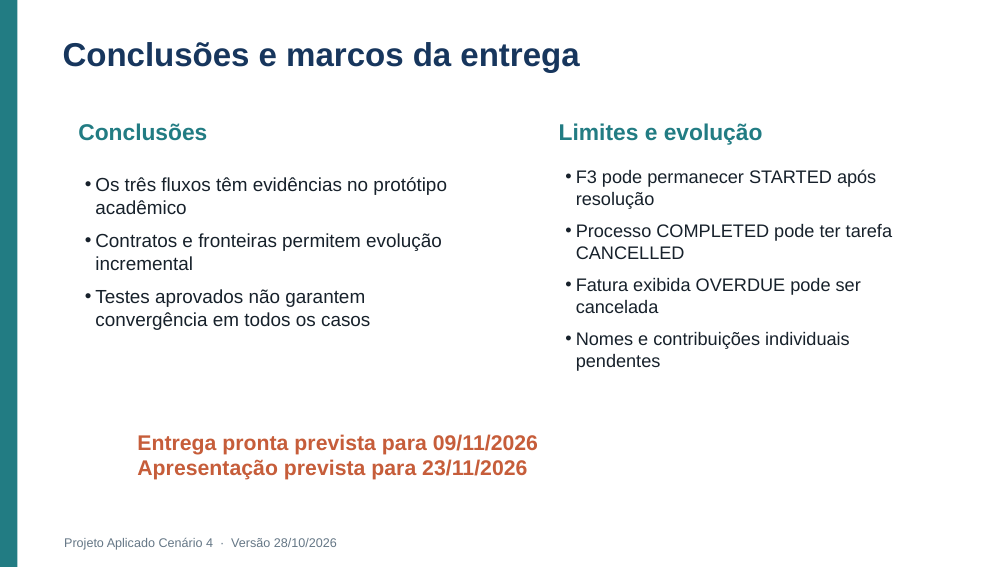
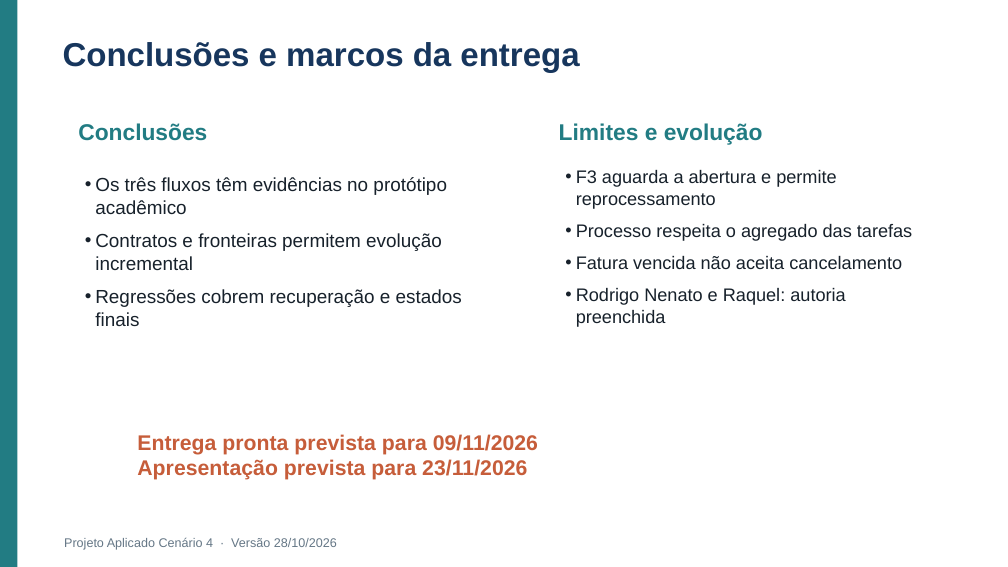
Before and after one commit to Roger-Quinelato/projetoAplicado7, a slide deck: slide 18 of output/Apresentacao_Cenario_4.pptx. Drawn at 1008x567 pixels with LibreOffice and Linux fonts; fonts in the diff are those of the drawing. Boxes give left, top, right and bottom in pixels: in the first picture for what was removed or moved away, otherwise in the second. Text is boxed around its words. In the diff, an @@ line names an element or a change of style, - is before the commit and + after.

Commit message:
fix: recupera F3 e alinha estados de fechamento e autoria

```diff
--- a/output/Apresentacao_Cenario_4.pptx
+++ b/output/Apresentacao_Cenario_4.pptx
@@ text at (x1=576, y1=170, x2=912, y2=327): text changed @@
-• F3 pode permanecer STARTED após resolução
-• Processo COMPLETED pode ter tarefa CANCELLED
-• Fatura exibida OVERDUE pode ser cancelada
-• Nomes e contribuições individuais pendentes
+• F3 aguarda a abertura e permite reprocessamento
+• Processo respeita o agregado das tarefas
+• Fatura vencida não aceita cancelamento
+• Rodrigo Nenato e Raquel: autoria preenchida
@@ text at (x1=95, y1=289, x2=462, y2=326): text changed @@
-• Testes aprovados não garantem convergência em todos os casos
+• Regressões cobrem recuperação e estados finais
```
Also in this commit, not shown: 4 other slides changed, 20 other files.
